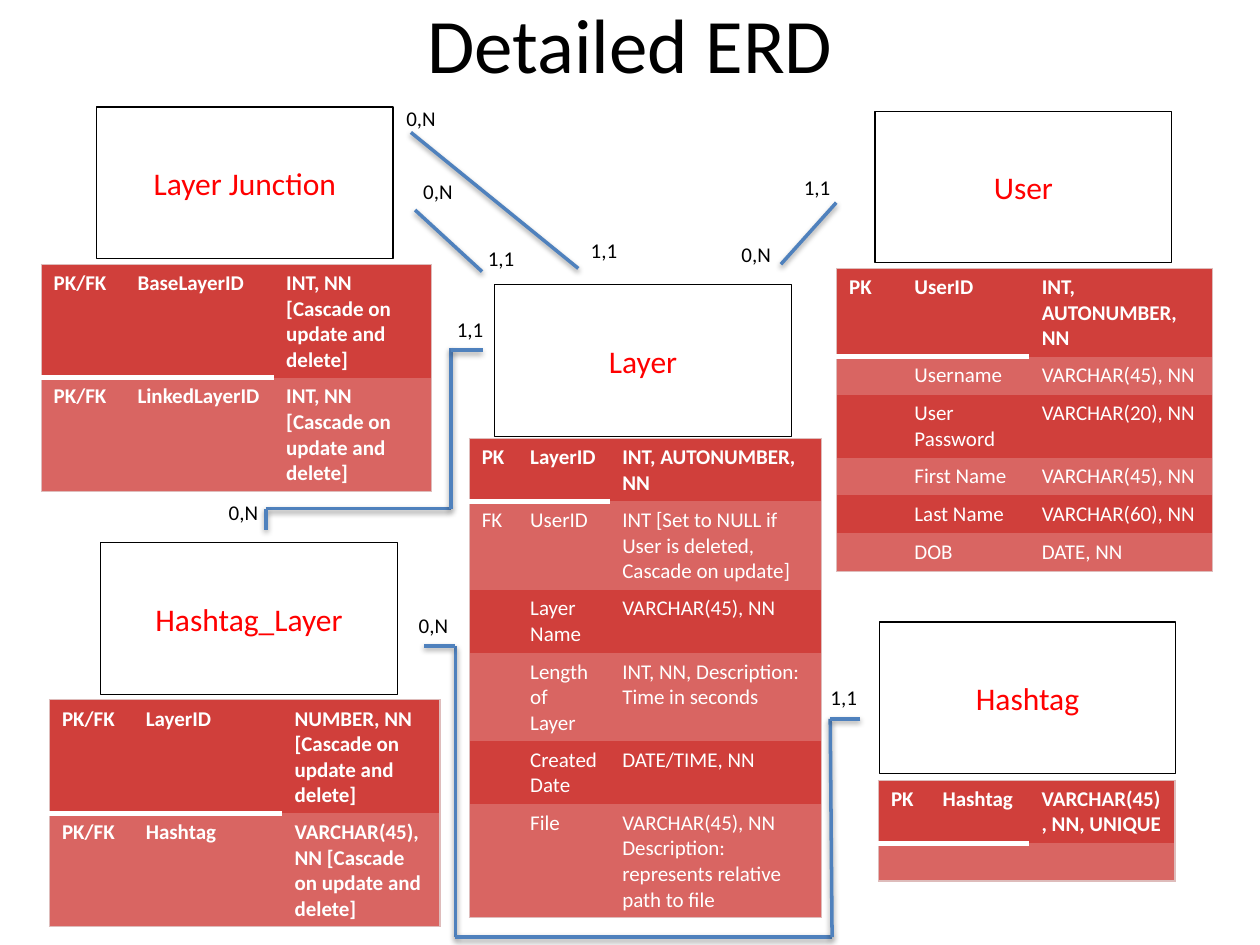
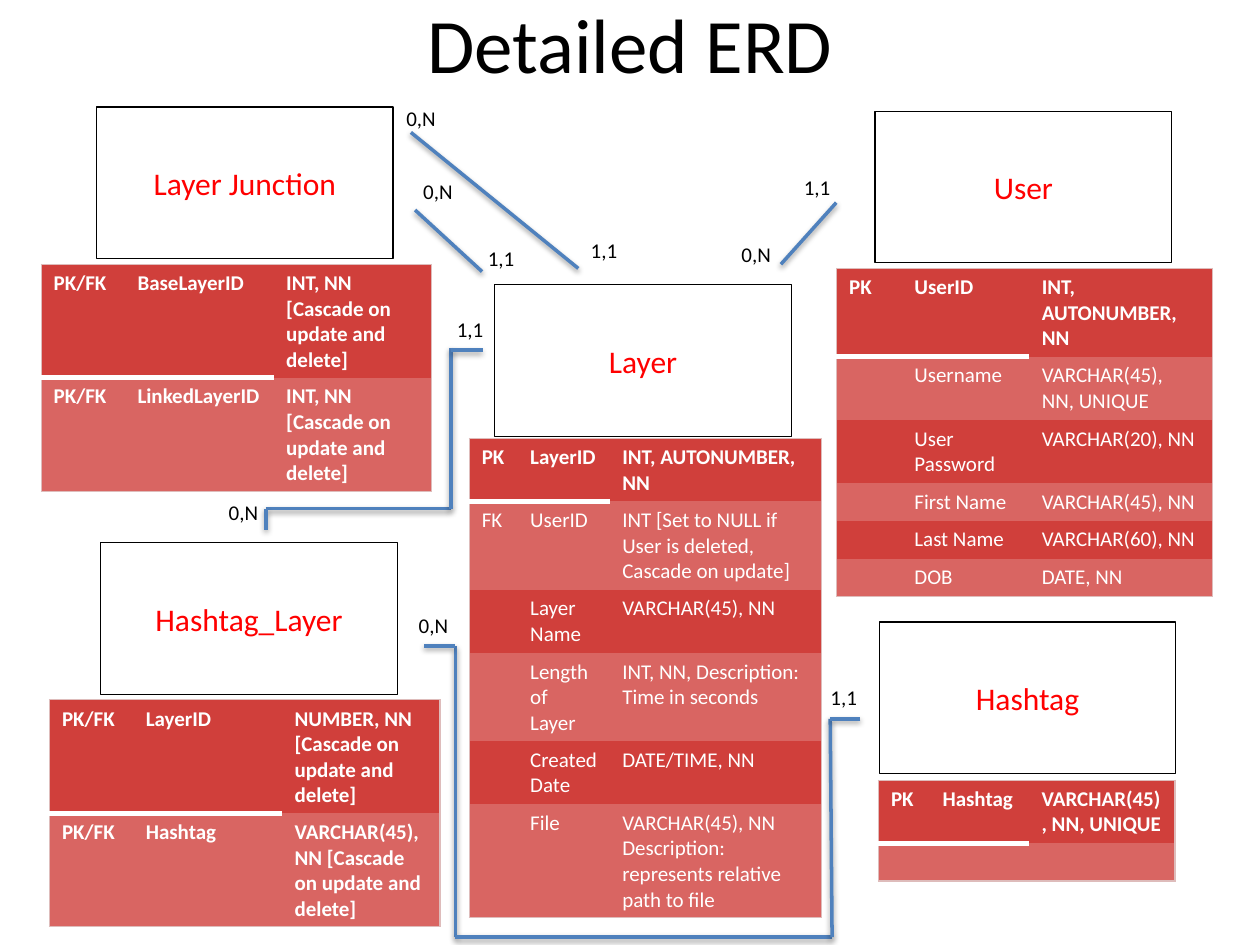
Before and after one commit to walkerq/layers, a slide deck: slide 5 of Project Progress Report.pptx. Drawn at 1260x945 pixels with LibreOffice and Linux fonts; fonts in the diff are those of the drawing. Boxes give left, top, right and bottom in pixels: in the first picture for what was removed or moved away, otherwise in the second. Text is boxed around its words. In the diff, an @@ line names an element or a change of style, - is before the commit and + after.

```diff
--- a/Project Progress Report.pptx
+++ b/Project Progress Report.pptx
@@ table at (837, 268, 1212, 596) @@
-row 2, column 3: VARCHAR(45), NN
+row 2, column 3: VARCHAR(45), NN, UNIQUE
```
Also in this commit, not shown: 4 other slides changed, 3 slides added, 1 slide removed.
